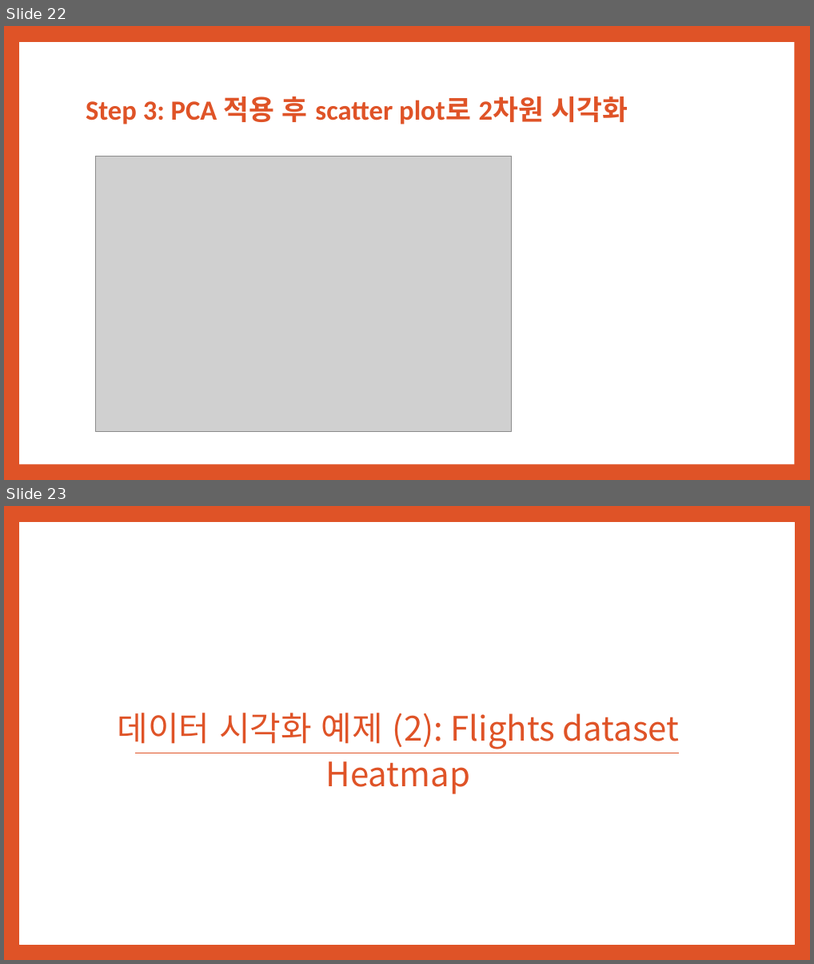
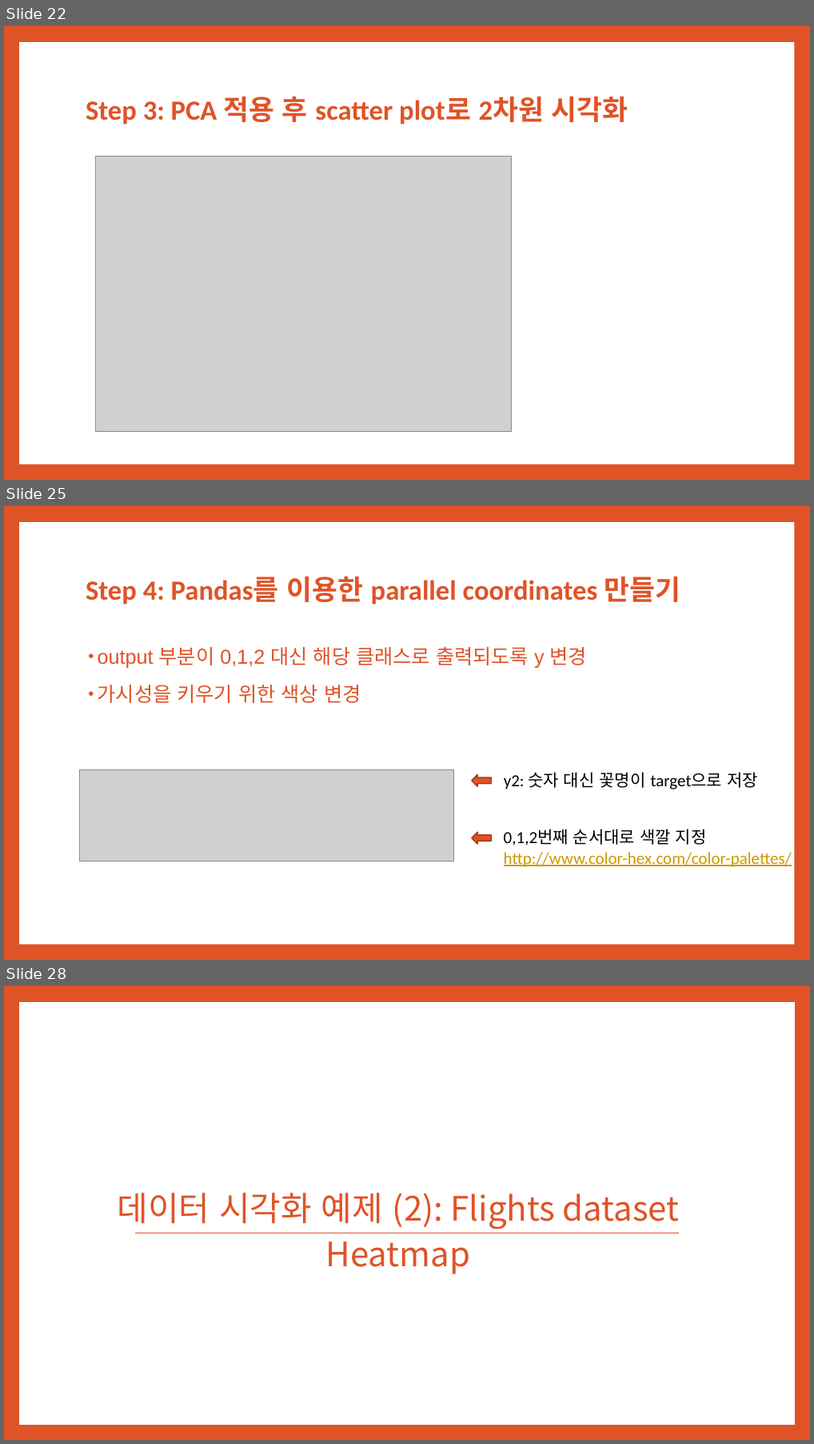
Before and after one commit to awesome-davian/VisTutorial, a slide deck: presentations/Matplotlib & Seaborn.pptx. Shown one above the other, each under a label of ours: slides 22 and 23 before the commit, slides 22, 25 and 28 after it; the slides between them are not shown. The pictures are 814x964 and 814x1444 pixels, drawn with LibreOffice and Linux fonts; fonts in the diff are those of the drawing; grey boxes stand for pictures. Boxes give left, top, right and bottom in pixels: in the first picture for what was removed or moved away, otherwise in the second. Text is boxed around its words. In the diff, an @@ line names an element or a change of style, - is before the commit and + after.

Commit message:
Added parallel coordinates

```diff
--- a/presentations/Matplotlib & Seaborn.pptx
+++ b/presentations/Matplotlib & Seaborn.pptx
@@ slide 25 added at <box>4,506,810,960</box>, background #DF5327; not listed: 1 template element that a slide beside it also shows @@
@@ title added at <box>86,576,682,604</box>, 33 pt, text #DF5327, bold @@
+Step 4: Pandas를 이용한 parallel coordinates 만들기
@@ text added at <box>98,647,587,703</box>, 24 pt, text #DF5327 @@
+• output 부분이 0,1,2 대신 해당 클래스로 출력되도록 y 변경
+• 가시성을 키우기 위한 색상 변경
@@ picture added at <box>80,770,454,861</box> @@
@@ right arrow added at <box>472,775,491,786</box>, fill #DF5327, outline #A53D1D 1.5 pt @@
@@ text added at <box>504,772,758,789</box>, 20 pt, text #000000 @@
+y2: 숫자 대신 꽃명이 target으로 저장
@@ right arrow added at <box>472,832,491,844</box>, fill #DF5327, outline #A53D1D 1.5 pt @@
@@ text added at <box>504,828,792,867</box>, 20 pt, text #CC9900, underline @@
+0,1,2번째 순서대로 색깔 지정
+http://www.color-hex.com/color-palettes/
@@ what was slide 23 is now slide 28 @@
```
Also in this commit, not shown: 4 other slides added, 1 other file.
